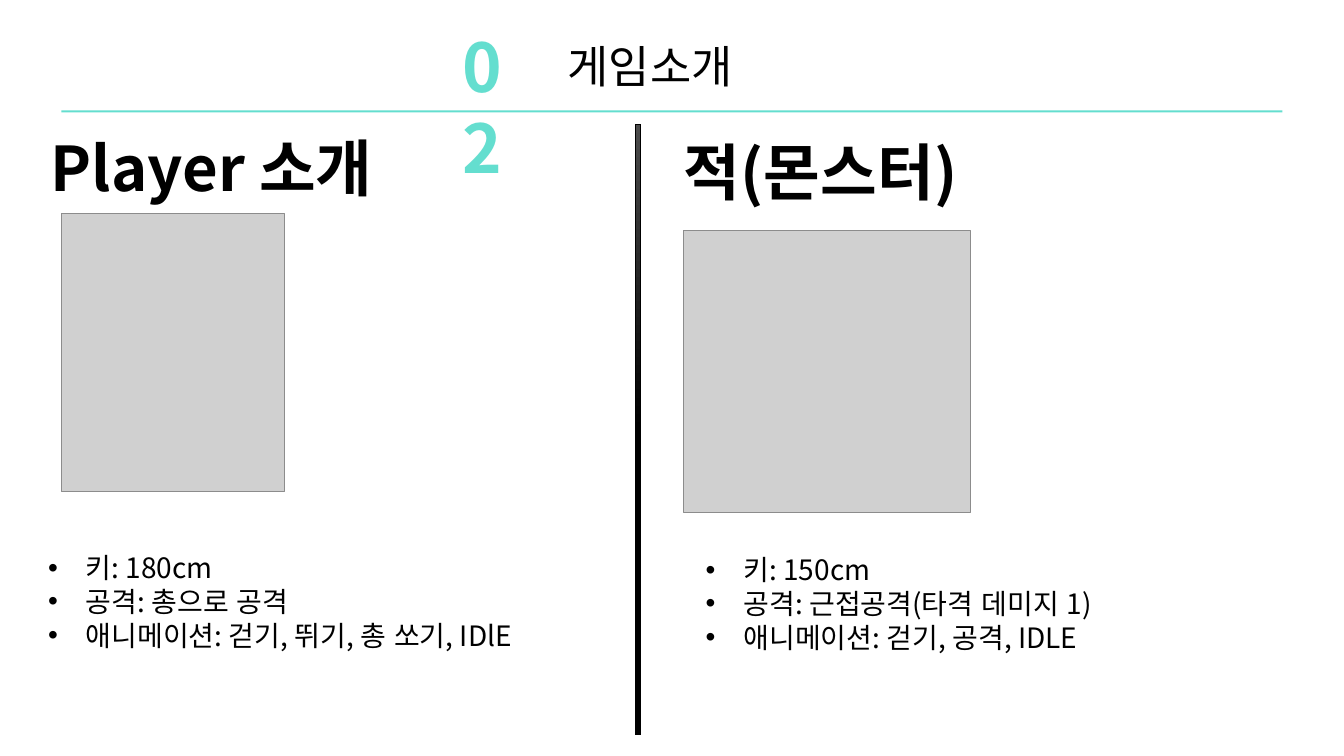
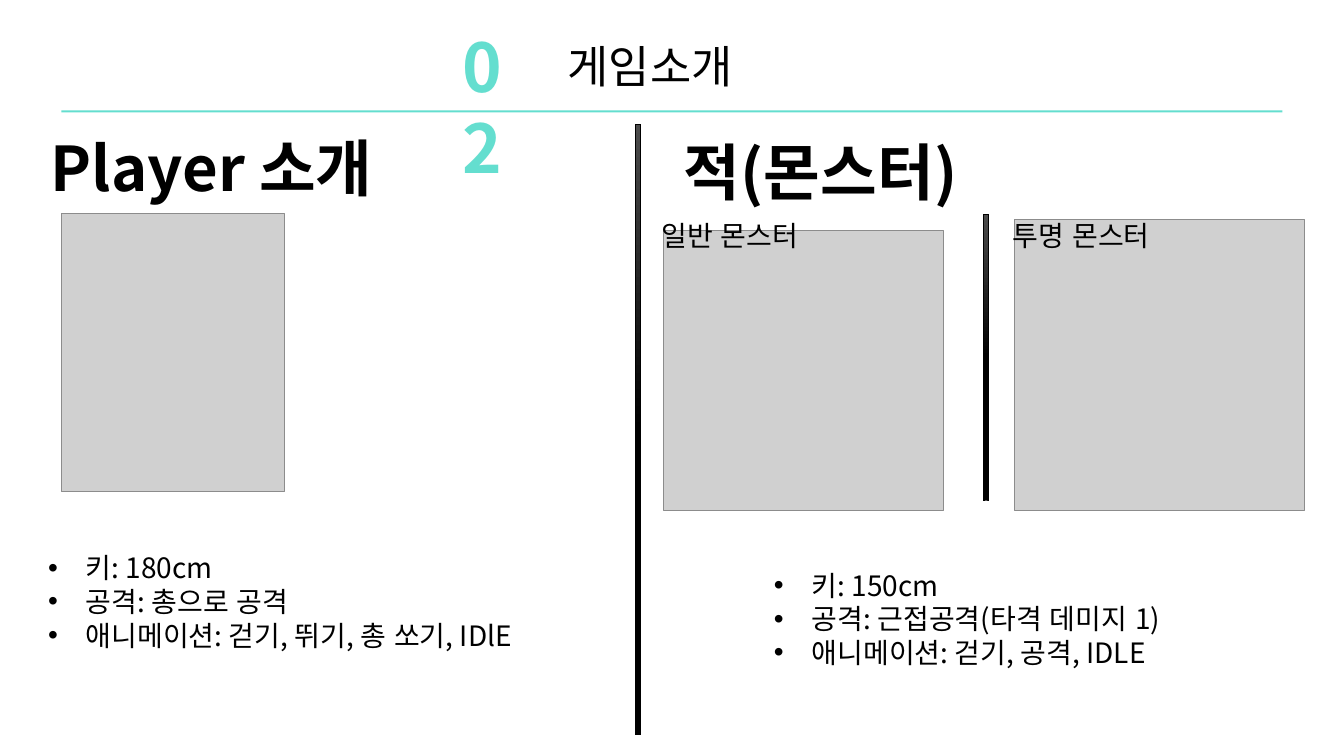
Before and after one commit to DoHanK/COLONY, a slide deck: slide 10 of 기획서/Colony_ppt발표.pptx. Drawn at 1344x756 pixels with LibreOffice and Linux fonts; fonts in the diff are those of the drawing; grey boxes stand for pictures. Boxes give left, top, right and bottom in pixels: in the first picture for what was removed or moved away, otherwise in the second. Text is boxed around its words. In the diff, an @@ line names an element or a change of style, - is before the commit and + after.

```diff
--- a/기획서/Colony_ppt발표.pptx
+++ b/기획서/Colony_ppt발표.pptx
@@ text added at (661,218,798,254), 20 pt, text #000000 @@
+일반 몬스터
@@ picture: place and size @@
-picture at (684,231,971,512)
+picture at (664,231,944,510)
@@ rectangle added at (984,214,989,500), fill gradient #4B4B4B to #000000, outline #000000 0.5 pt @@
@@ text added at (1013,218,1149,254), 20 pt, text #000000 @@
+투명 몬스터
@@ picture added at (1014,220,1305,510) @@
@@ text "키: 150cm": place and size @@
-text "키: 150cm" at (744,556,1092,653)
+text "키: 150cm" at (812,572,1160,668)
```
Also in this commit, not shown: 4 other slides changed, 1 other file.
